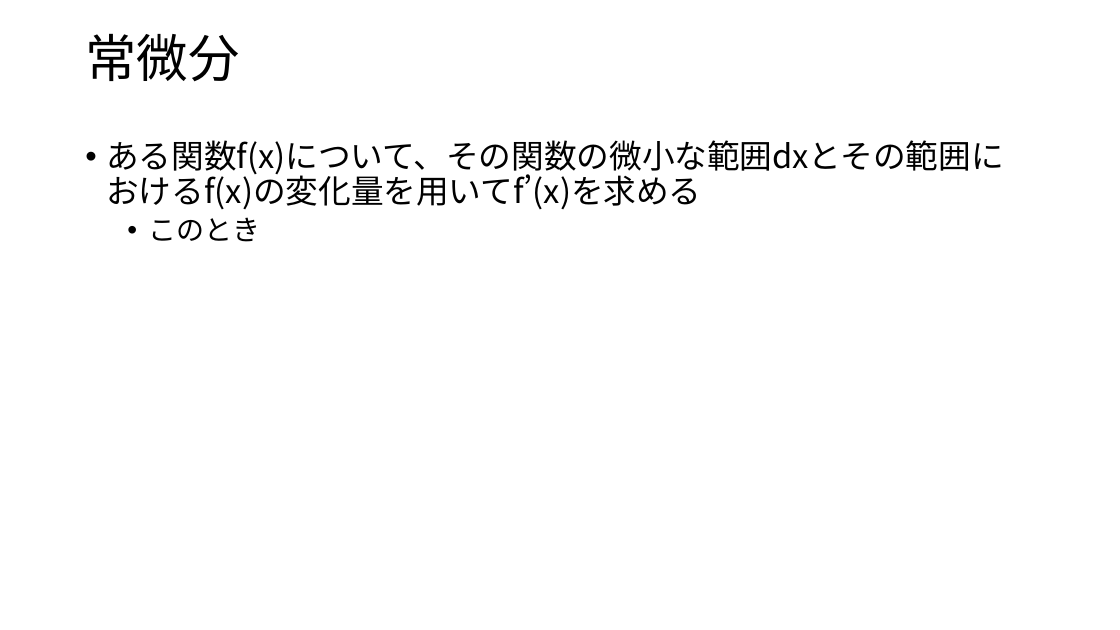
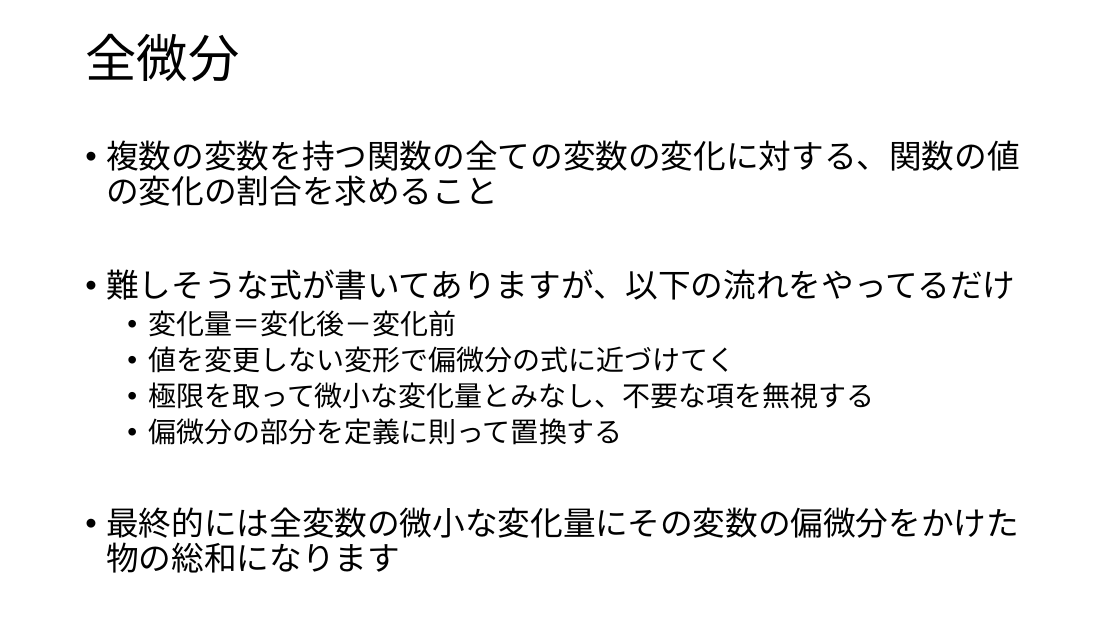
Before and after one commit to Ushiris/Rinkou, a slide deck: slide 21 of はじめてのディープラーニング.pptx (slide 13 before the commit). Drawn at 1120x630 pixels with LibreOffice and Linux fonts; fonts in the diff are those of the drawing. Boxes give left, top, right and bottom in pixels: in the first picture for what was removed or moved away, otherwise in the second. Text is boxed around its words. In the diff, an @@ line names an element or a change of style, - is before the commit and + after.

```diff
--- a/はじめてのディープラーニング.pptx
+++ b/はじめてのディープラーニング.pptx
@@ title at (x1=85, y1=33, x2=239, y2=82): text changed @@
-常微分
+全微分
@@ text at (x1=106, y1=140, x2=1019, y2=573): text changed @@
-• ある関数f(x)について、その関数の微小な範囲dxとその範囲におけるf(x)の変化量を用いてf’(x)を求める
-  • このとき
+• 複数の変数を持つ関数の全ての変数の変化に対する、関数の値の変化の割合を求めること
+• 難しそうな式が書いてありますが、以下の流れをやってるだけ
+  • 変化量＝変化後－変化前
+  • 値を変更しない変形で偏微分の式に近づけてく
+  • 極限を取って微小な変化量とみなし、不要な項を無視する
+  • 偏微分の部分を定義に則って置換する
+• 最終的には全変数の微小な変化量にその変数の偏微分をかけた物の総和になります
```
Also in this commit, not shown: 5 other slides changed, 10 slides added.
